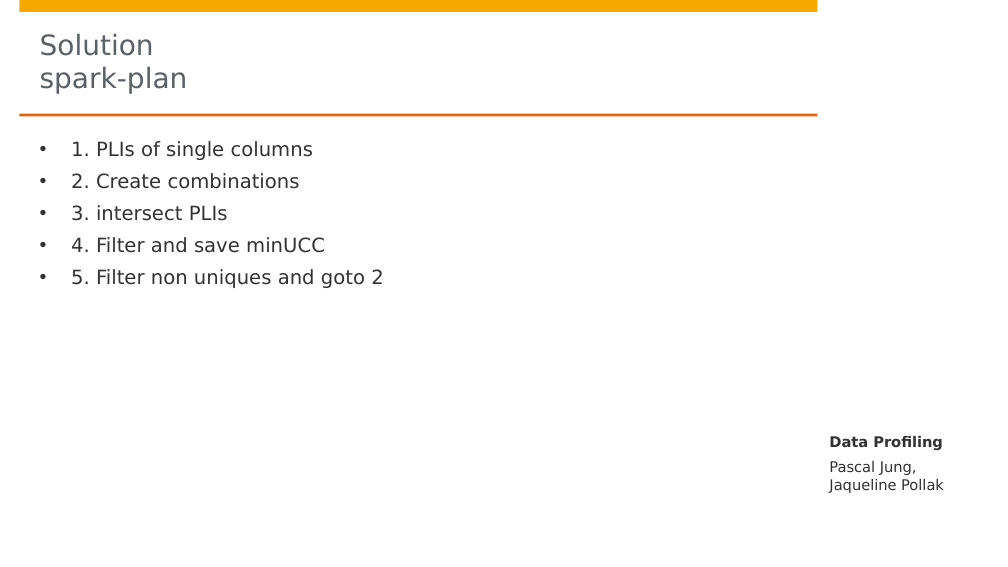
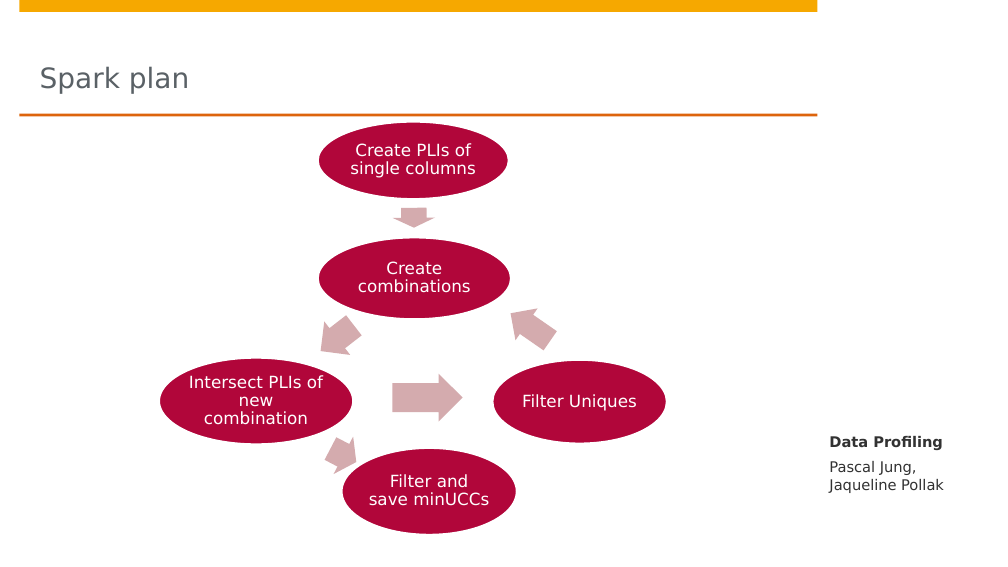
Before and after one commit to DBDA15/data-profiling, a slide deck: slide 14 of presentation.pptx. Drawn at 1008x567 pixels with LibreOffice and Linux fonts; fonts in the diff are those of the drawing; background and template pictures are left out. Boxes give left, top, right and bottom in pixels: in the first picture for what was removed or moved away, otherwise in the second. Text is boxed around its words. In the diff, an @@ line names an element or a change of style, - is before the commit and + after.

Commit message:
add more spark specific slides - except for evaluation presentation is done

```diff
--- a/presentation.pptx
+++ b/presentation.pptx
@@ title at box(40, 66, 189, 94): text changed @@
-Solution
-spark-plan
+Spark plan
@@ text removed at box(71, 141, 383, 288) @@
-• 1. PLIs of single columns
-• 2. Create combinations
-• 3. intersect PLIs
-• 4. Filter and save minUCC
-• 5. Filter non uniques and goto 2
@@ group added at box(158, 121, 667, 535): 5 ellipses, 5 texts, 5 right arrows @@
+Create PLIs of single columns
+Create combinations
+Intersect PLIs of new combination
+Filter and save minUCCs
+Filter Uniques
```
Also in this commit, not shown: 10 other slides changed, 4 slides added, 2 slides removed.
